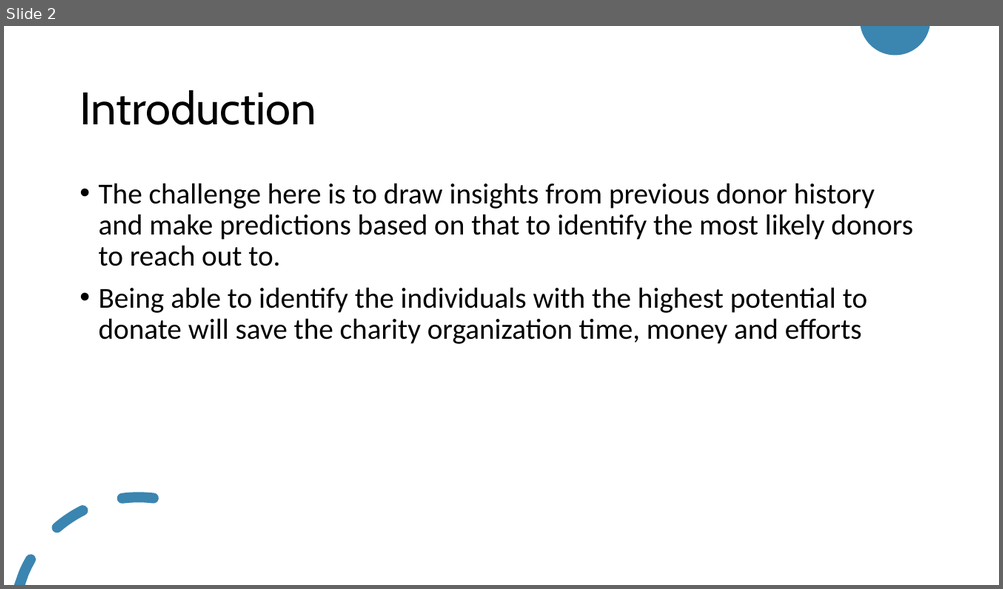
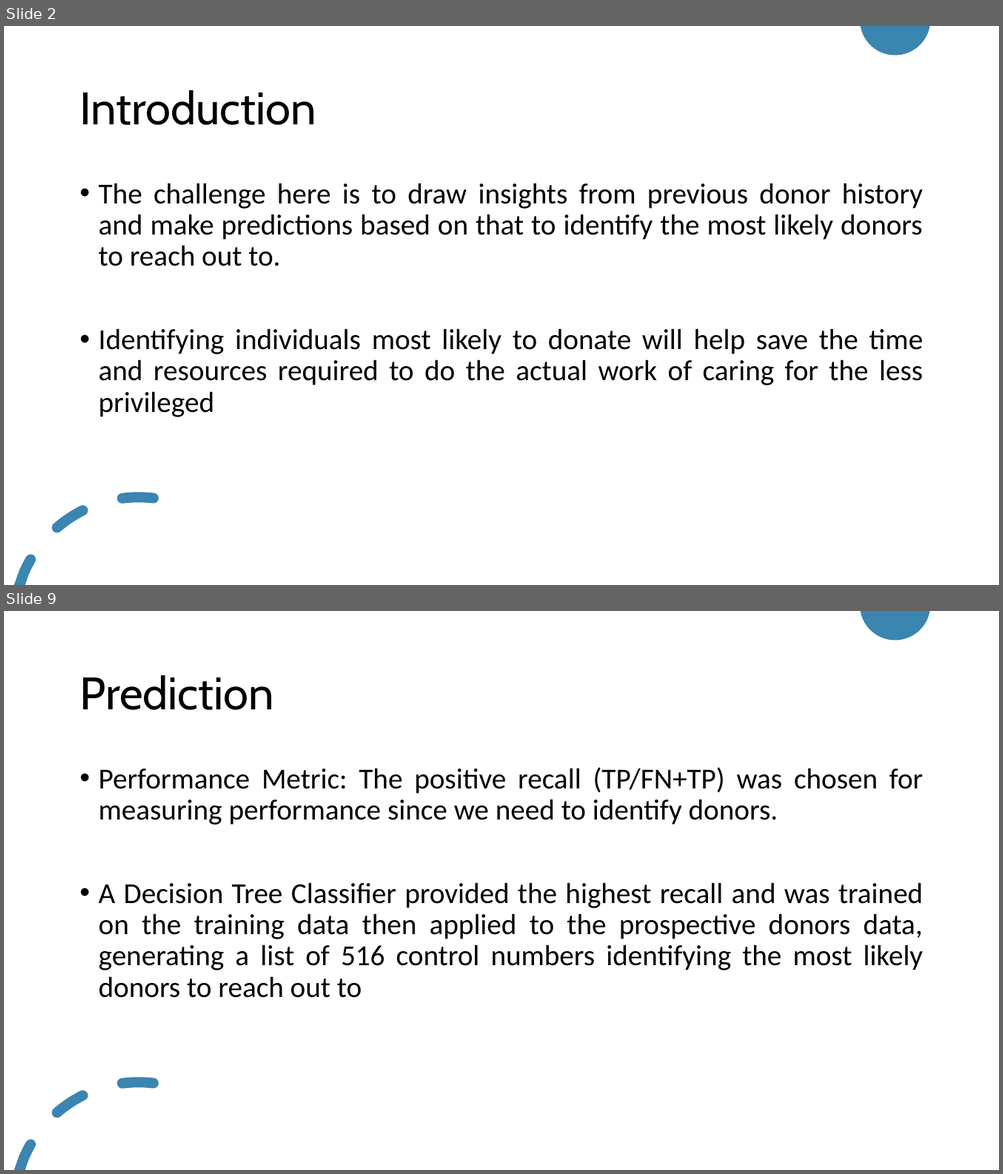
Before and after one commit to Ay-slim/Data-Science-Portfolio--Ayooluwa, a slide deck: Donor_prediction_challenge/Presentation.pptx. Shown one above the other, each under a label of ours: slide 2 before the commit, slides 2 and 9 after it; the slides between them are not shown. The pictures are 1003x589 and 1003x1174 pixels, drawn with LibreOffice and Linux fonts; fonts in the diff are those of the drawing. Boxes give left, top, right and bottom in pixels: in the first picture for what was removed or moved away, otherwise in the second. Text is boxed around its words. In the diff, an @@ line names an element or a change of style, - is before the commit and + after.

```diff
--- a/Donor_prediction_challenge/Presentation.pptx
+++ b/Donor_prediction_challenge/Presentation.pptx
@@ slide 9 added at <box>4,611,999,1170</box>, background #FFFFFF; not listed: 2 template elements that a slide beside it also shows @@
@@ title added at <box>79,675,274,710</box>, 44 pt, text #000000 @@
+Prediction
@@ text added at <box>99,767,923,998</box>, 28 pt, text #000000 @@
+• Performance Metric: The positive recall (TP/FN+TP) was chosen for measuring performance since we need to identify donors.
+• A Decision Tree Classifier provided the highest recall and was trained on the training data then applied to the prospective donors data, generating a list of 516 control numbers identifying the most likely donors to reach out to
@@ slide 2 changed as well @@
@@ text at <box>99,183,922,266</box>: alignment left to justified @@
@@ text at <box>99,329,923,417</box>: text changed @@
-• Being able to identify the individuals with the highest potential to donate will save the charity organization time, money and efforts
+• Identifying individuals most likely to donate will help save the time and resources required to do the actual work of caring for the less privileged
```
Also in this commit, not shown: 4 other slides changed, 5 other slides added, 2 slides removed, 1 other file.
